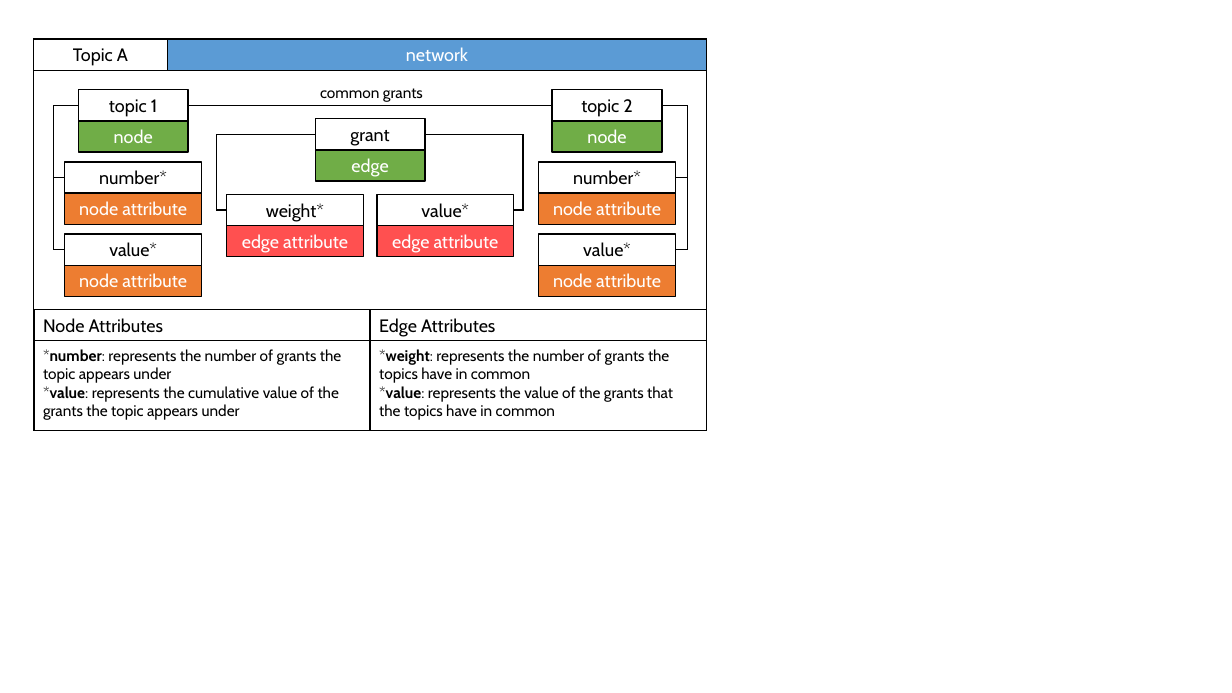
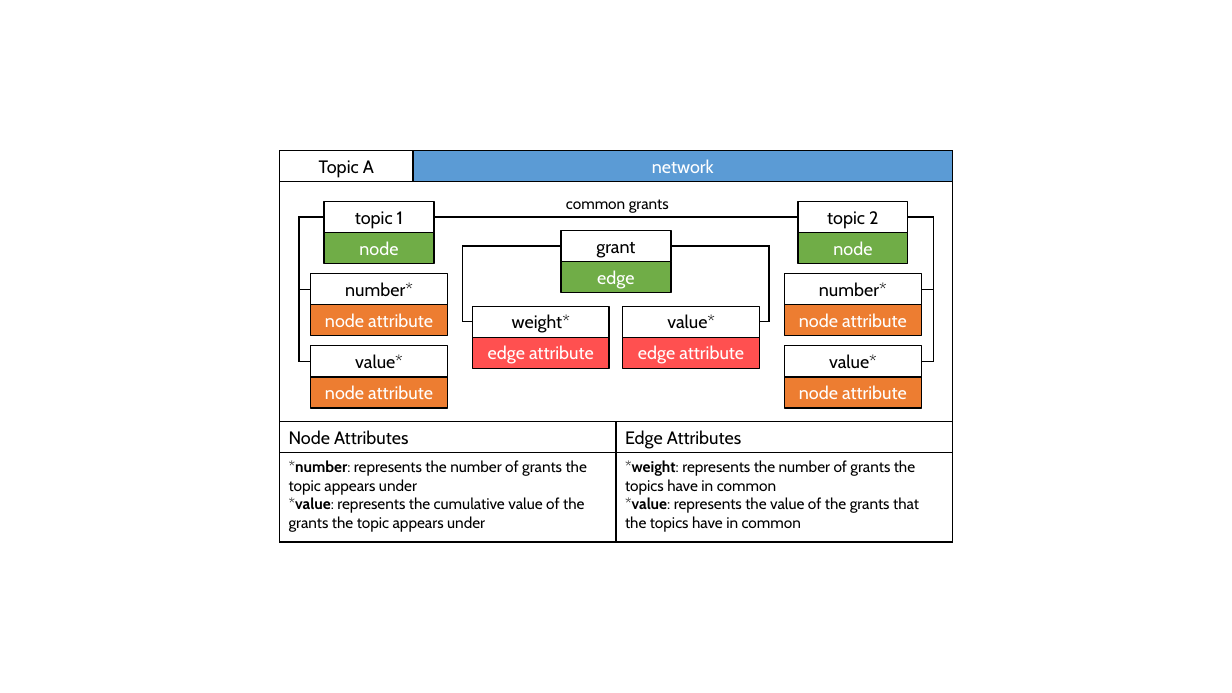
Before and after one commit to SergiuTripon/msc-thesis-na-epsrc, a slide deck: slide 1 of wiki/networks-explained/pptx/networks_explained.pptx. Drawn at 1232x693 pixels with LibreOffice and Linux fonts; fonts in the diff are those of the drawing. Boxes give left, top, right and bottom in pixels: in the first picture for what was removed or moved away, otherwise in the second. Text is boxed around its words. In the diff, an @@ line names an element or a change of style, - is before the commit and + after.

```diff
--- a/wiki/networks-explained/pptx/networks_explained.pptx
+++ b/wiki/networks-explained/pptx/networks_explained.pptx
@@ 25 rectangles, 6 elbow lines, 3 texts, 1 line: place and size @@
-25 rectangles, 6 elbow lines, 3 texts, 1 line at <box>33,39,707,431</box>
+25 rectangles, 6 elbow lines, 3 texts, 1 line at <box>279,151,953,543</box>
```
Also in this commit, not shown: 3 other slides changed, 13 other files.
